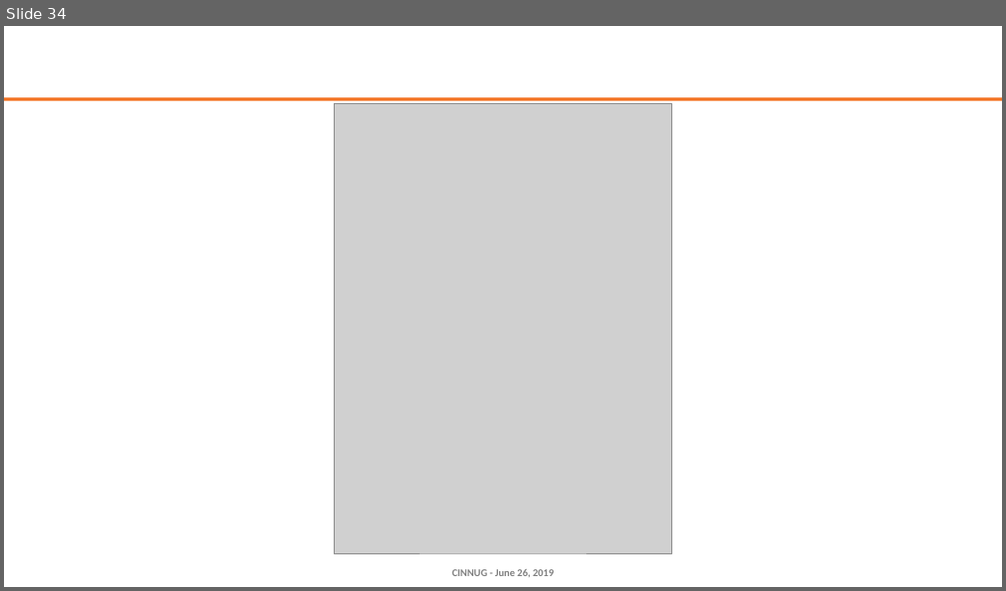
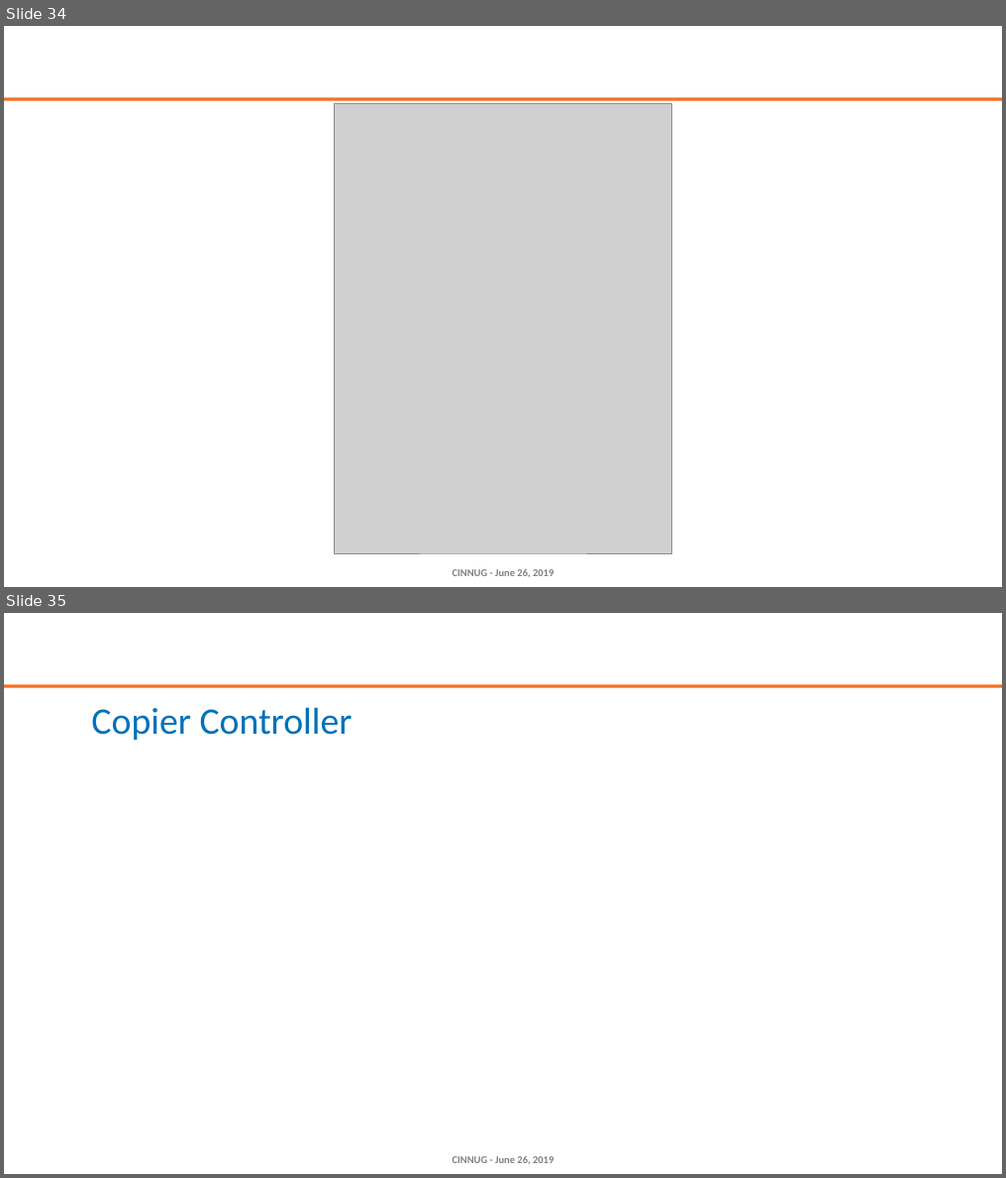
Before and after one commit to ilpadre/command-pattern-deep-dive, a slide deck: slides/CommandPatternDeepDive.pptx. Shown one above the other, each under a label of ours: slide 34 before the commit, slides 34 and 35 after it. The pictures are 1006x591 and 1006x1178 pixels, drawn with LibreOffice and Linux fonts; fonts in the diff are those of the drawing; grey boxes stand for pictures; background and template pictures are left out. Boxes give left, top, right and bottom in pixels: in the first picture for what was removed or moved away, otherwise in the second. Text is boxed around its words. In the diff, an @@ line names an element or a change of style, - is before the commit and + after.

```diff
--- a/slides/CommandPatternDeepDive.pptx
+++ b/slides/CommandPatternDeepDive.pptx
@@ slide 35 added at (x1=4, y1=613, x2=1002, y2=1174), background #FFFFFF; not listed: 1 template element that a slide beside it also shows @@
@@ text added at (x1=91, y1=707, x2=352, y2=740), 36 pt, text #0071BA @@
+Copier Controller
@@ text added at (x1=452, y1=1157, x2=553, y2=1164), 10 pt, text #808080, bold @@
+CINNUG - June 26, 2019
```
